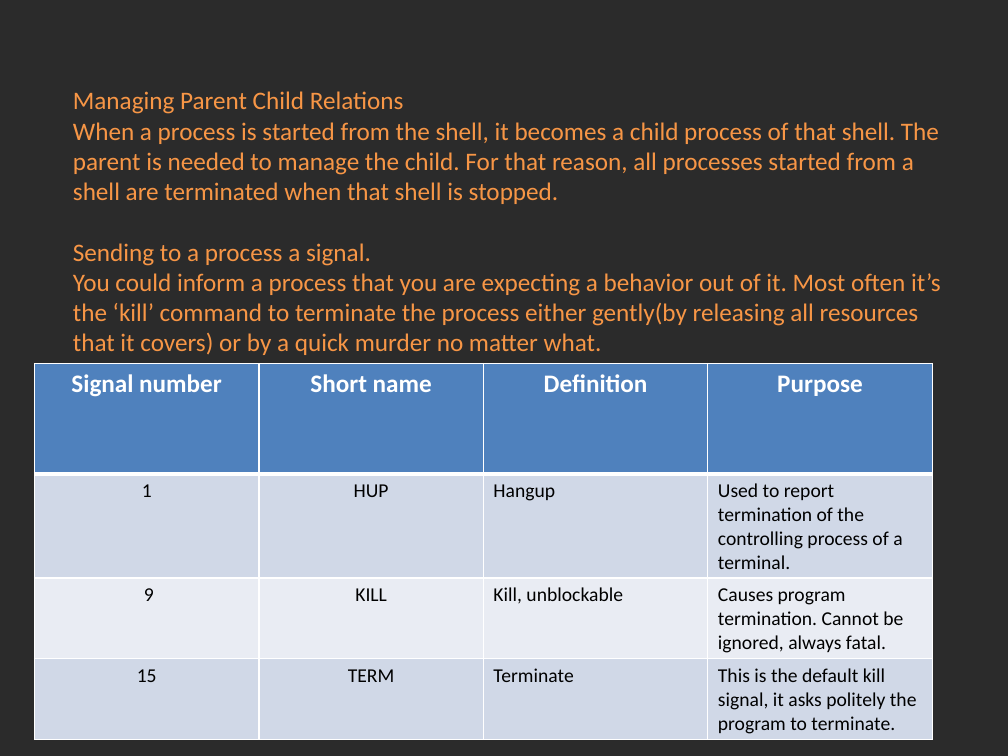
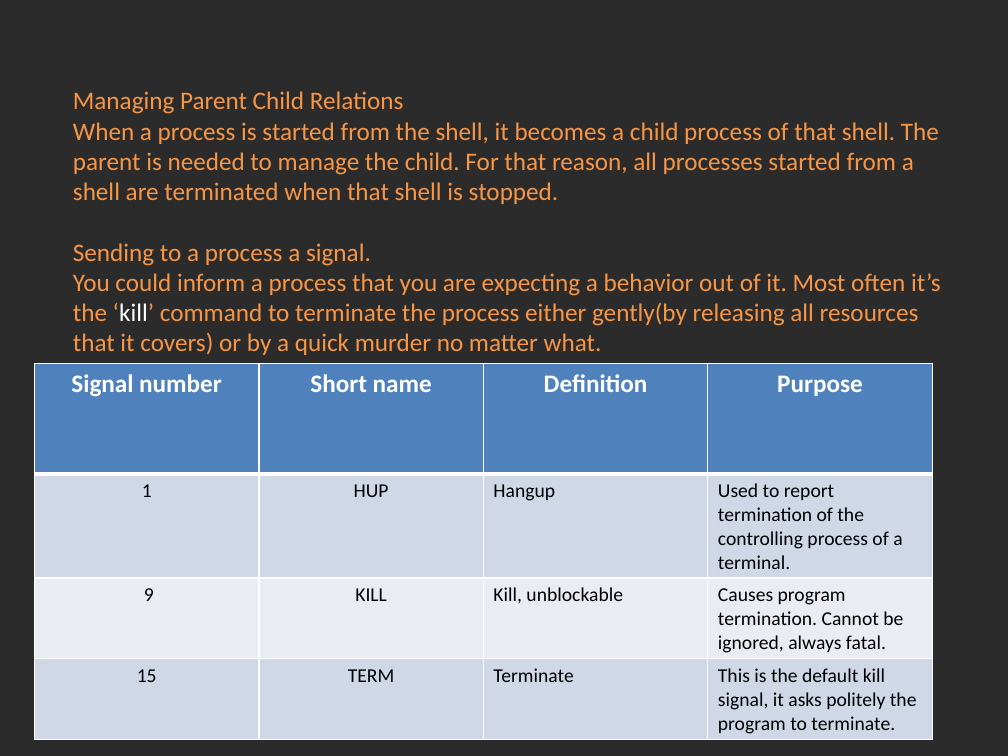
Before and after one commit to Academy-Soft-Intellect/Linux-Course, a slide deck: slide 7 of 7.Processes/07-Processes.pptx. Drawn at 1008x756 pixels with LibreOffice and Linux fonts; fonts in the diff are those of the drawing; background and template pictures are left out; a plain dark background stands for a picture behind light text. Boxes give left, top, right and bottom in pixels: in the first picture for what was removed or moved away, otherwise in the second. Text is boxed around its words. In the diff, an @@ line names an element or a change of style, - is before the commit and + after.

Commit message:
Systemd and processes.

```diff
--- a/7.Processes/07-Processes.pptx
+++ b/7.Processes/07-Processes.pptx
@@ text at (73,273,941,355): text colour #F79646 to #FFFFFF in "‘kill’" @@
```
Also in this commit, not shown: 1 other slide changed, 1 other file.
